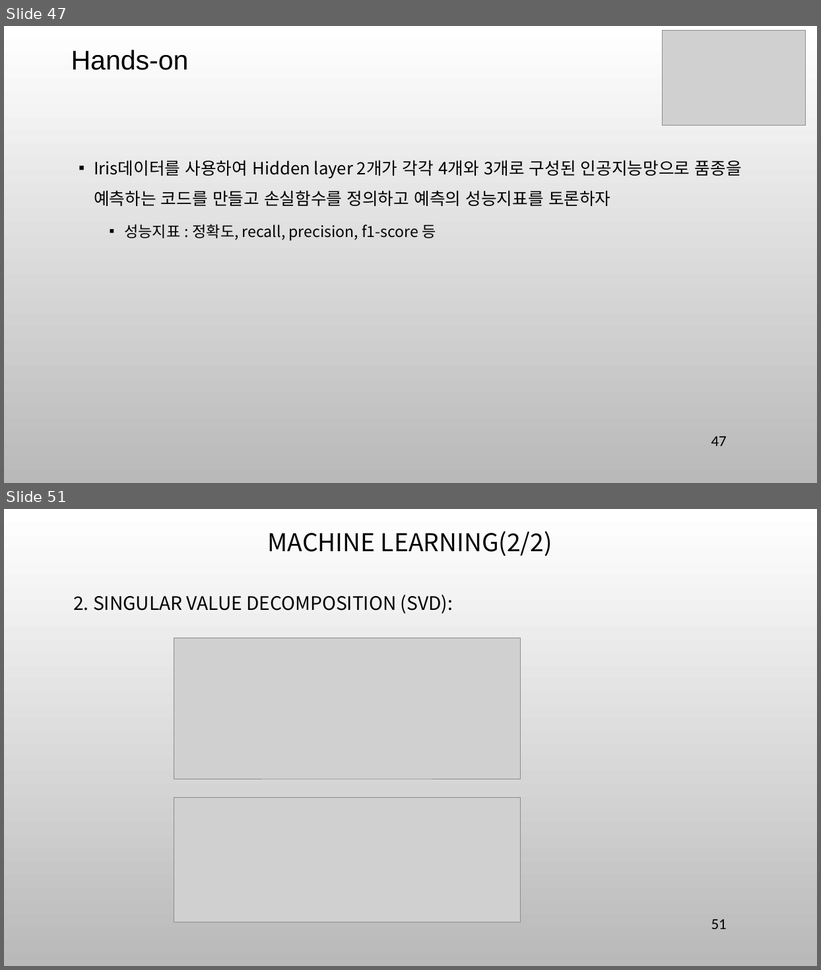
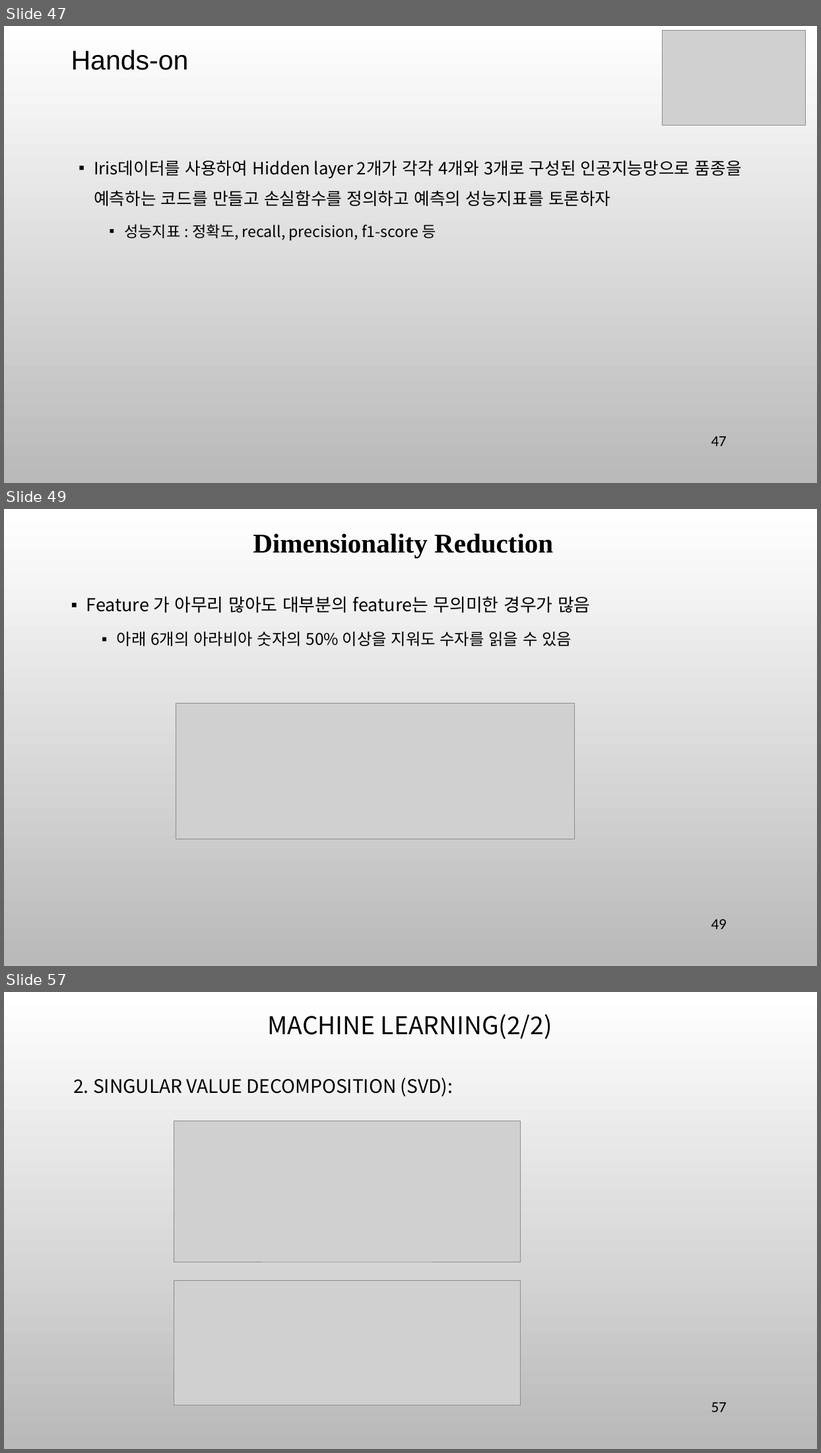
Before and after one commit to ancestor9/mathematics-for-machine-learning, a slide deck: 7_Applications of mathematics.pptx. Shown one above the other, each under a label of ours: slides 47 and 51 before the commit, slides 47, 49 and 57 after it; the slides between them are not shown. The pictures are 821x970 and 821x1453 pixels, drawn with LibreOffice and Linux fonts; fonts in the diff are those of the drawing; grey boxes stand for pictures; background and template pictures are left out. Boxes give left, top, right and bottom in pixels: in the first picture for what was removed or moved away, otherwise in the second. Text is boxed around its words. In the diff, an @@ line names an element or a change of style, - is before the commit and + after.

```diff
--- a/7_Applications of mathematics.pptx
+++ b/7_Applications of mathematics.pptx
@@ slide 49 added at bbox=[4, 509, 817, 966], background picture (left out) @@
@@ text added at bbox=[253, 533, 553, 558], 32 pt, text #000000, bold @@
+Dimensionality Reduction
@@ text added at bbox=[86, 596, 591, 646], 21 pt, text #000000 @@
+▪ Feature 가 아무리 많아도 대부분의 feature는 무의미한 경우가 많음
+  ▪ 아래 6개의 아라비아 숫자의 50% 이상을 지워도 수자를 읽을 수 있음
@@ picture added at bbox=[176, 703, 574, 840] @@
@@ page number added at bbox=[712, 920, 727, 929], 18 pt, text #000000 @@
+49
@@ what was slide 51 is now slide 57 @@
@@ page number at bbox=[712, 1403, 727, 1412]: text changed @@
-51
+57
```
Also in this commit, not shown: 7 slides changed, 5 other slides added, 11 slides removed.
